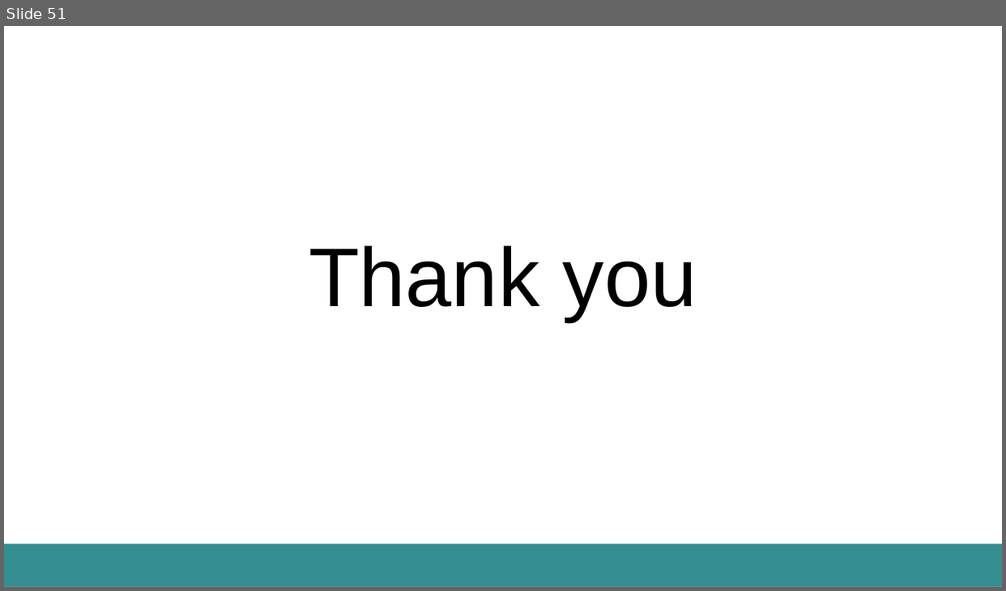
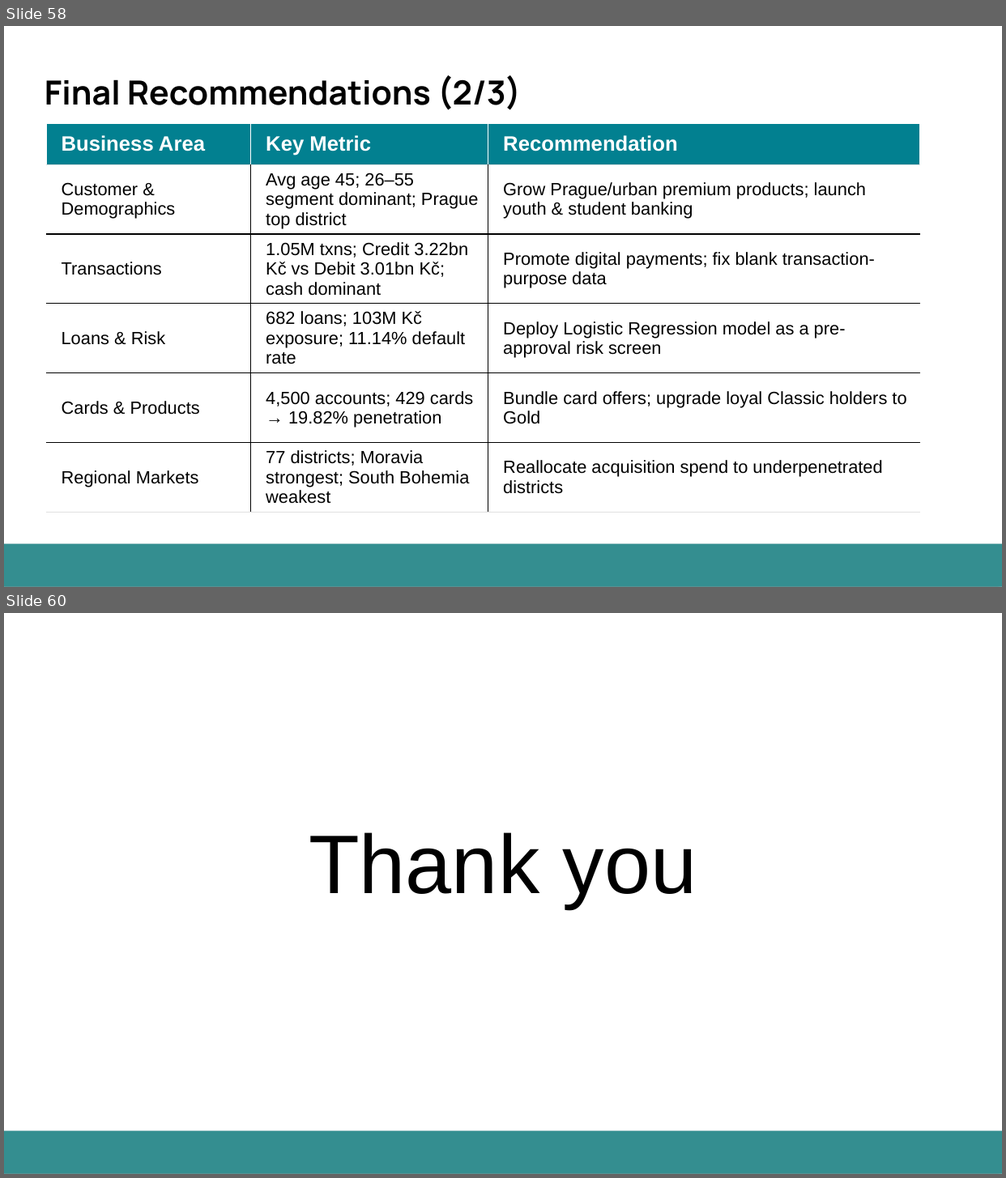
Before and after one commit to itsaakashanalytics-ship-it/CZ-Bank-DATA-Analysis-Project, a slide deck: PRP PROJECT 1 - FINAL PPT.pptx. Shown one above the other, each under a label of ours: slide 51 before the commit, slides 58 and 60 after it; the slides between them are not shown. The pictures are 1006x591 and 1006x1178 pixels, drawn with LibreOffice and Linux fonts; fonts in the diff are those of the drawing. Boxes give left, top, right and bottom in pixels: in the first picture for what was removed or moved away, otherwise in the second. Text is boxed around its words. In the diff, an @@ line names an element or a change of style, - is before the commit and + after.

```diff
--- a/PRP PROJECT 1 - FINAL PPT.pptx
+++ b/PRP PROJECT 1 - FINAL PPT.pptx
@@ slide 58 added at (4,26,1002,587), background #FFFFFF; not listed: 1 template element that a slide beside it also shows @@
@@ title added at (44,75,521,110), 32 pt, text #000000, bold @@
+Final Recommendations (2/3)
@@ table added at (46,124,919,519), 6 rows, 3 columns @@
+Business Area | Key Metric | Recommendation
+Customer & Demographics | Avg age 45; 26–55 segment dominant; Prague top district | Grow Prague/urban premium products; launch youth & student banking
+Transactions | 1.05M txns; Credit 3.22bn Kč vs Debit 3.01bn Kč; cash dominant | Promote digital payments; fix blank transaction-purpose data
+Loans & Risk | 682 loans; 103M Kč exposure; 11.14% default rate | Deploy Logistic Regression model as a pre-approval risk screen
+Cards & Products | 4,500 accounts; 429 cards → 19.82% penetration | Bundle card offers; upgrade loyal Classic holders to Gold
+Regional Markets | 77 districts; Moravia strongest; South Bohemia weakest | Reallocate acquisition spend to underpenetrated districts
@@ what was slide 51 is now slide 60 @@
```
Also in this commit, not shown: 26 slides changed, 9 other slides added, 1 slide removed, 2 other files.
